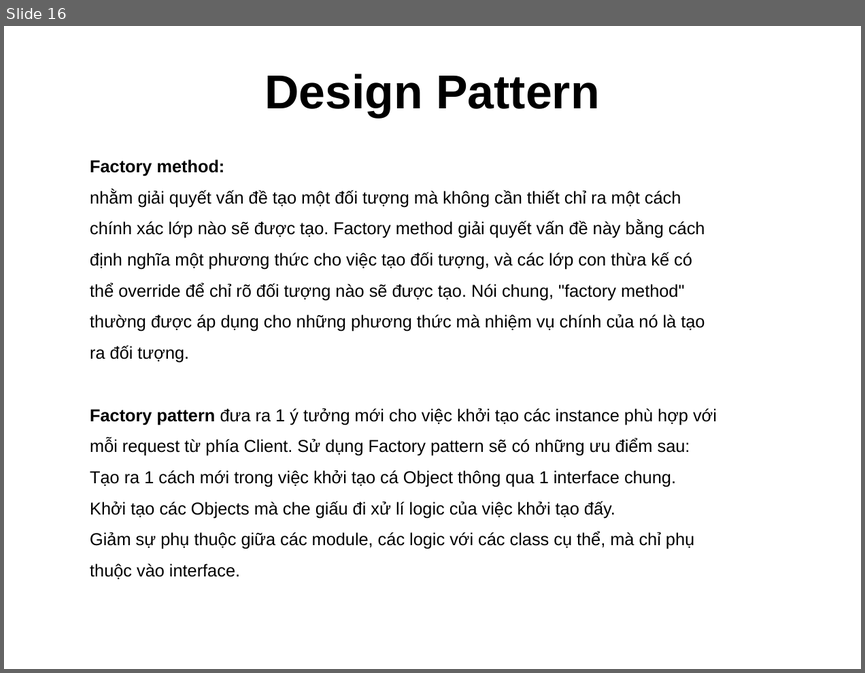
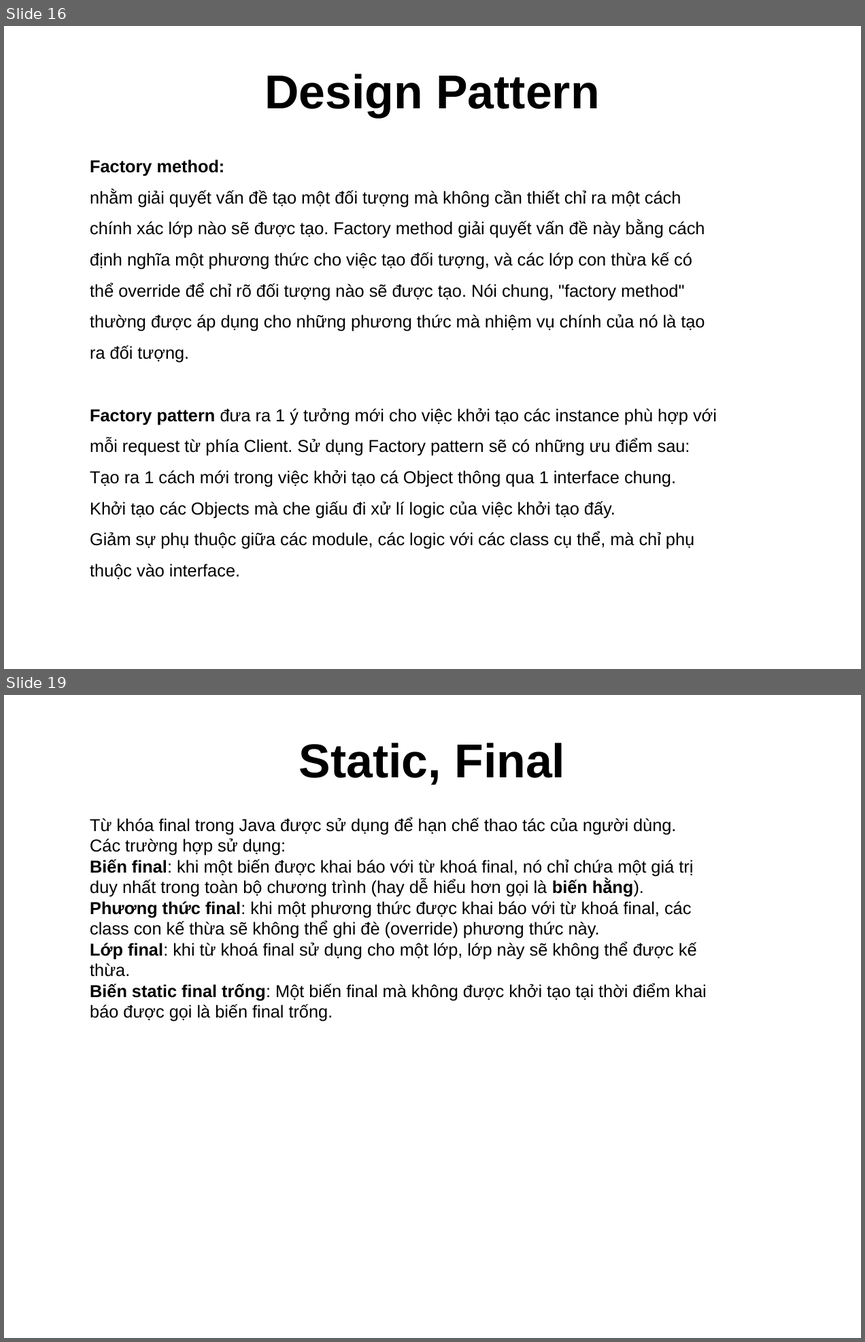
Before and after one commit to truongphan/documents, a slide deck: JavaCore.pptx. Shown one above the other, each under a label of ours: slide 16 before the commit, slides 16 and 19 after it; the slides between them are not shown. The pictures are 865x673 and 865x1342 pixels, drawn with LibreOffice and Linux fonts; fonts in the diff are those of the drawing. Boxes give left, top, right and bottom in pixels: in the first picture for what was removed or moved away, otherwise in the second. Text is boxed around its words. In the diff, an @@ line names an element or a change of style, - is before the commit and + after.

Commit message:
Update java core

```diff
--- a/JavaCore.pptx
+++ b/JavaCore.pptx
@@ slide 19 added at bbox=[4, 695, 861, 1338], background #FFFFFF @@
@@ text added at bbox=[299, 743, 565, 785], 44 pt, text #000000, bold @@
+Static, Final
@@ text added at bbox=[90, 817, 706, 1021], 16 pt, text #000000 @@
+Từ khóa final trong Java được sử dụng để hạn chế thao tác của người dùng.
+Các trường hợp sử dụng:
+Biến final: khi một biến được khai báo với từ khoá final, nó chỉ chứa một giá trị duy nhất trong toàn bộ chương trình (hay dễ hiểu hơn gọi là biến hằng).
+Phương thức final: khi một phương thức được khai báo với từ khoá final, các class con kế thừa sẽ không thể ghi đè (override) phương thức này.
+Lớp final: khi từ khoá final sử dụng cho một lớp, lớp này sẽ không thể được kế thừa.
+Biến static final trống: Một biến final mà không được khởi tạo tại thời điểm khai báo được gọi là biến final trống.
```
Also in this commit, not shown: 1 slide changed, 2 other slides added.
